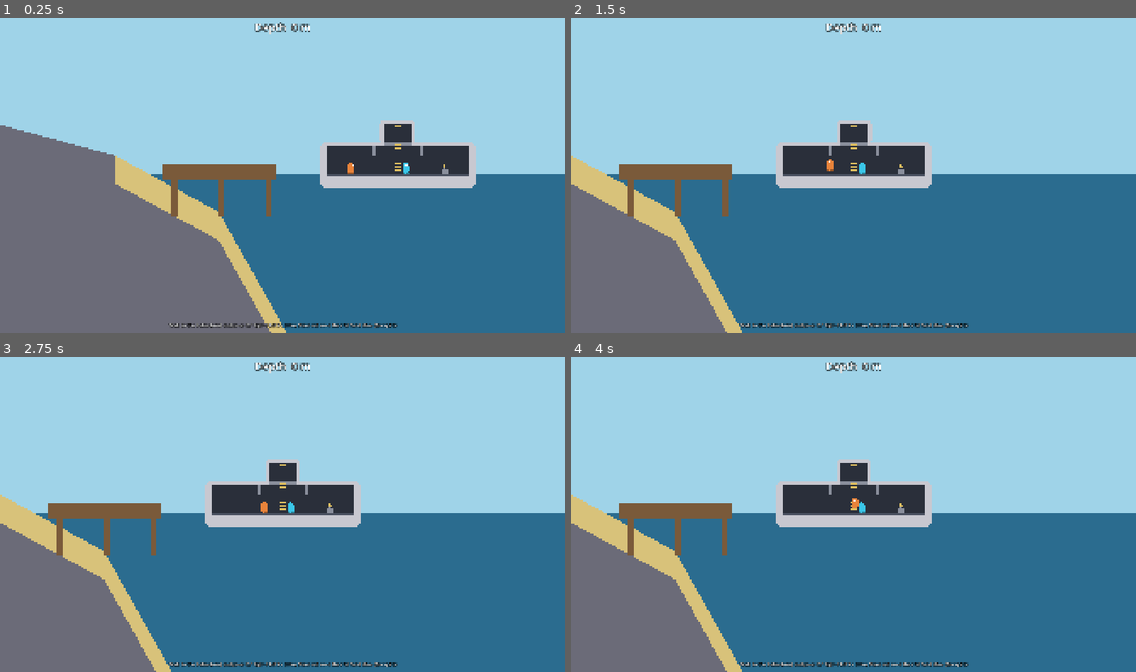
Above: before the commit, frames 1-4 (two rows, left to right).
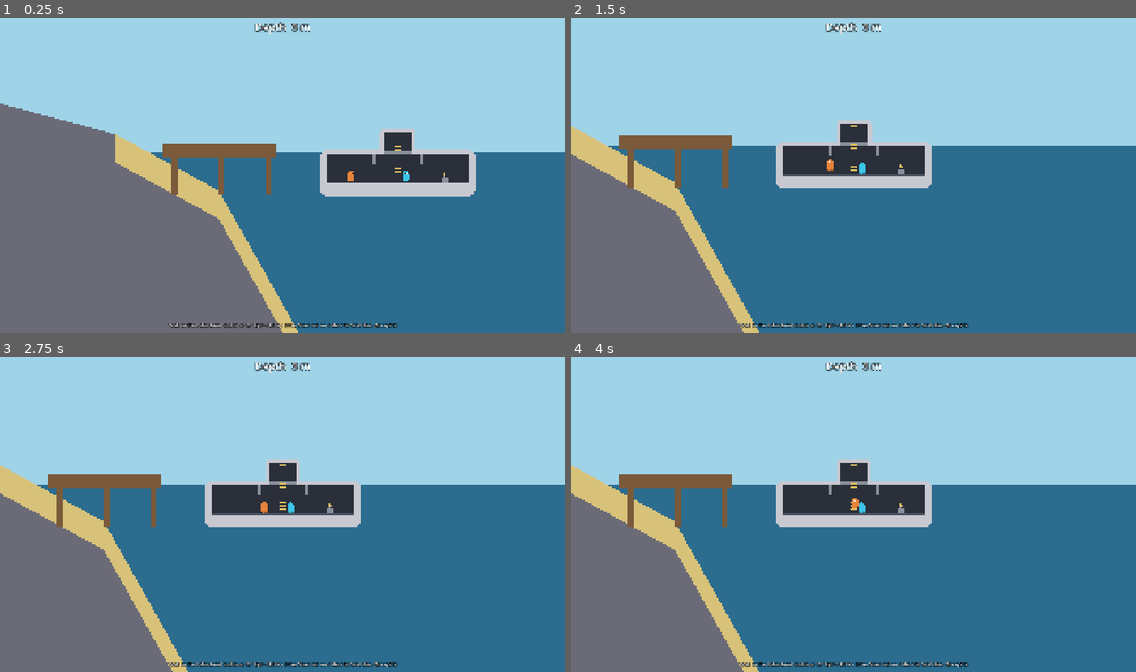
Above: after the commit, the same moments.

Repository: SnirNehemia/deeper
Game: Godot game, scene res://scenes/world.tscn
The game is run twice, just before and just after one commit, with the same random seed, the same clock (stepped at 60 frames per second) and the same inputs.
Inputs:
- Up to frame 1 (0.25 s): no input
- Up to frame 2 (1.5 s): tap E at 0.5, 0.6, 1.25 s; hold D from 0.53 s (still down); tap W at 0.77 s; tap Q at 1.35 s
- Up to frame 3 (2.75 s): tap W at 1.52 s; tap E at 2 s; release D at 2.03 s; hold A from 2.03 s (still down); tap Shift at 2.1 s
- Up to frame 4 (4 s): tap E at 2.75, 3.5, 3.6 s; release A at 2.78 s; hold D from 2.78 s (still down); tap Enter at 2.85 s; tap W at 3.02, 3.77 s

The runs differ from the first frame. In frame 1, 12% of the frame differs, in the area x 0-100%, y 1-100%; in frame 2, 12%; in frame 3, 12%; in frame 4, 12%.

Commit message:
Fix sub physics: buoyancy (no flying), hull collision gap + tilt, real cave
From Snir's playtest:
1. Buoyancy — the sub is neutrally buoyant underwater but gets heavier as it
   emerges, so it floats at the surface (Sub.SURFACE_FLOAT_DEPTH) and can't fly
   out of the water. Vertical thrust is now acceleration-based so the weight can
   actually overpower it. World enables it; sandboxes/tests stay neutral.
2. Hull collider — replaced the oversized rectangle (which sat ~1.5 m below the
   art, causing the big collision gap) with a polygon matched to the hull
   silhouette, and it now tilts with the cosmetic pitch.
3. Cave — carved a real, longer opening into the cliff terrain (collision +
   visual) so the sub can actually drive inside.

test_world covers float-at-rest, sea-floor rest (gap gone), can't-fly, and
driving into the cave. All five suites pass.

Co-Authored-By: Claude Opus 4.8 <noreply@anthropic.com>

Diff:
--- a/autoload/game_feel.gd
+++ b/autoload/game_feel.gd
@@ -68,6 +68,7 @@
 	var time_to_max: float = 3.0   ## s to spin up to max
 	var coast_to_stop: float = 2.0 ## s to coast to a stop once input is released
 	var max_pitch_deg: float = 5.0 ## cosmetic nose tilt at full horizontal speed
+	var surface_gravity: float = 14.0 ## m/s^2 downward weight when fully out of the water
 
 	func accel_h() -> float:
 		return max_speed_h / time_to_max
--- a/scenes/shore_shelf.gd
+++ b/scenes/shore_shelf.gd
@@ -49,7 +49,8 @@
 	add_child(body)
 
 	# Sea-floor + ground silhouette (left shore -> shallows -> steep shelf cliff
-	# -> basin). The cliff is nearly vertical so it reads as a wall.
+	# -> basin). The cliff face has a real cave carved into it: the boundary juts
+	# left into the rock to form a hollow the sub can drive into.
 	var profile := [
 		_v(0.0, -6.0),    # shore top (above water)
 		_v(15.0, -2.0),   # ramp toward the water
@@ -57,8 +58,11 @@
 		_v(35.0, 20.0),   # shallows plateau begins (20 m deep)
 		_v(150.0, 20.0),  # shallows plateau
 		_v(156.0, 26.0),  # shelf edge
-		_v(161.0, 55.0),  # cliff face
-		_v(163.0, FLOOR_BASIN_M),  # down to the basin floor
+		_v(160.0, 54.0),  # cliff face down to the cave mouth (top)
+		_v(108.0, 56.0),  # cave ceiling (into the rock)
+		_v(108.0, 78.0),  # cave back wall
+		_v(160.0, 80.0),  # cave floor (back to the cliff face)
+		_v(163.0, FLOOR_BASIN_M),  # cliff continues to the basin floor
 		_v(WIDTH_M, FLOOR_BASIN_M), # basin floor
 		_v(WIDTH_M, DEPTH_M),       # down the right edge
 		_v(0.0, DEPTH_M),           # along the bottom
@@ -85,12 +89,11 @@
 	_add_pillar(body, 240.0, 12.0, 38.0)
 	_add_pillar(body, 272.0, 9.0, 62.0)
 
-	# Cave mouth: a dark recess carved into the cliff face (nothing inside yet).
+	# Dark fill inside the carved cave so it reads as a recess (nothing in it yet).
 	var cave := PackedVector2Array([
-		_v(162.0, 66.0), _v(154.0, 69.0), _v(151.0, 79.0),
-		_v(154.0, 89.0), _v(162.0, 92.0),
+		_v(162.0, 52.0), _v(106.0, 54.0), _v(106.0, 80.0), _v(162.0, 82.0),
 	])
-	_add_visual_polygon(cave, PlaceholderArt.CAVE_COLOR, -78)
+	_add_visual_polygon(cave, PlaceholderArt.CAVE_COLOR, -85)
 
 func _add_pillar(body: StaticBody2D, center_x_m: float, width_m: float, top_m: float) -> void:
 	var pts := PackedVector2Array([
--- a/scenes/world.gd
+++ b/scenes/world.gd
@@ -14,7 +14,8 @@
 
 	# Sub spawns floating at the surface, just past the dock over the shallows.
 	_sub = Sub.new()
-	_sub.position = Vector2(45.0 * M, 0.0)
+	_sub.buoyancy_enabled = true  # floats at the surface, can't fly out of the water
+	_sub.position = Vector2(45.0 * M, Sub.SURFACE_FLOAT_DEPTH)
 	add_child(_sub)
 
 	var p1 := Crew.new()
--- a/scripts/sub/sub.gd
+++ b/scripts/sub/sub.gd
@@ -41,7 +41,20 @@
 ## this; the physics body stays upright. Read by crew to match the tilted floor.
 var pitch: float = 0.0
 
+## Buoyancy: when enabled, the sub is neutrally buoyant underwater but gets
+## heavier as it rises out of the water, so it floats at the surface and can't
+## fly. The world enables this; dry sandboxes/tests leave it off.
+var buoyancy_enabled: bool = false
+var water_surface_y: float = 0.0
+
+# The sub floats here (px below the surface) — spawn it at this depth so it rests
+# without bobbing. Above this line, weight fades in over EMERGE_RANGE so the rise
+# gets heavier the further it emerges, and it can't lift its hull out of the water.
+const SURFACE_FLOAT_DEPTH := 150.0
+const _EMERGE_RANGE := 220.0
+
 var _visual: SubVisual
+var _hull_collision: CollisionPolygon2D
 
 func _ready() -> void:
 	collision_layer = Layers.SUB_HULL
@@ -57,23 +70,33 @@
 	var feel: GameFeel.SubFeel = GameFeel.sub
 	var ppm: float = GameFeel.PIXELS_PER_METER
 
-	# Per-axis: accelerate toward the target speed, or coast toward zero.
-	var target := Vector2(
-		clampf(drive_input.x, -1.0, 1.0) * feel.max_speed_h * ppm,
-		clampf(drive_input.y, -1.0, 1.0) * feel.max_speed_v * ppm)
-	var rate_x := feel.accel_h() if absf(target.x) > 0.01 else feel.decel_h()
-	var rate_y := feel.accel_v() if absf(target.y) > 0.01 else feel.decel_v()
-	velocity.x = move_toward(velocity.x, target.x, rate_x * ppm * delta)
-	velocity.y = move_toward(velocity.y, target.y, rate_y * ppm * delta)
+	# Horizontal: velocity-target control (heavy spin-up / long coast).
+	var target_x := clampf(drive_input.x, -1.0, 1.0) * feel.max_speed_h * ppm
+	var rate_x := feel.accel_h() if absf(target_x) > 0.01 else feel.decel_h()
+	velocity.x = move_toward(velocity.x, target_x, rate_x * ppm * delta)
 
-	# No gravity: neutral buoyancy, so it holds depth when idle.
+	# Vertical: acceleration-based thrust (bounded), so buoyancy weight can
+	# actually overpower it near the surface instead of being cancelled out.
+	var max_v := feel.max_speed_v * ppm
+	if absf(drive_input.y) > 0.01:
+		velocity.y += clampf(drive_input.y, -1.0, 1.0) * feel.accel_v() * ppm * delta
+	else:
+		velocity.y = move_toward(velocity.y, 0.0, feel.decel_v() * ppm * delta)
+	if buoyancy_enabled:
+		var above := (water_surface_y + SURFACE_FLOAT_DEPTH) - global_position.y
+		var emergence := clampf(above / _EMERGE_RANGE, 0.0, 1.0)
+		velocity.y += feel.surface_gravity * ppm * emergence * delta
+	velocity.y = clampf(velocity.y, -max_v, max_v)
+
 	move_and_slide()
 
-	# Cosmetic pitch tilt proportional to horizontal speed. Only the ART tilts
-	# (hull + crew); the physics body and footing stay upright, so nobody slides.
+	# Cosmetic pitch tilt proportional to horizontal speed. The crew art stays
+	# aligned (they read `pitch`); the hull collider tilts with it so collisions
+	# match the visible hull. The body's other axes stay upright (no sliding).
 	var t := clampf(velocity.x / (feel.max_speed_h * ppm), -1.0, 1.0)
 	pitch = deg_to_rad(feel.max_pitch_deg) * t
 	_visual.rotation = pitch
+	_hull_collision.rotation = pitch
 
 func _build_helm() -> void:
 	var helm := HelmStation.new()
@@ -81,15 +104,17 @@
 	helm.position = Vector2(HELM_X, HELM_SEAT_Y)
 	add_child(helm)
 
-## Rough outer-shell collider (vs terrain). Shape only matters once the ocean map
-## exists; bumping terrain is harmless this milestone.
+## Outer-shell collider (vs terrain), shaped to match the hull silhouette (the
+## old rough rectangle hung ~1.5 m below the art, causing a visible gap). Tilts
+## with the cosmetic pitch so the collision matches what you see.
 func _build_hull_collision() -> void:
-	var hull := CollisionShape2D.new()
-	var shape := RectangleShape2D.new()
-	shape.size = Vector2(HALF_W * 2.0 + 80.0, ROOM_H + 6.0 * PPM)
-	hull.shape = shape
-	hull.position = Vector2(0, -ROOM_H * 0.5)
-	add_child(hull)
+	_hull_collision = CollisionPolygon2D.new()
+	_hull_collision.polygon = PackedVector2Array([
+		Vector2(-352, -168), Vector2(-90, -168), Vector2(-90, -274), Vector2(90, -274),
+		Vector2(90, -168), Vector2(352, -168), Vector2(400, -120), Vector2(400, 24),
+		Vector2(352, 72), Vector2(-352, 72), Vector2(-400, 24), Vector2(-400, -120),
+	])
+	add_child(_hull_collision)
 
 func _build_interior() -> void:
 	# Floor across all three rooms (top surface at y = 0).
--- a/tests/capture_world.gd
+++ b/tests/capture_world.gd
@@ -8,8 +8,10 @@
 	add_child(ShoreShelf.new())
 
 	var sub := Sub.new()
-	sub.position = Vector2(180.0 * 48.0, 74.0 * 48.0)
+	sub.position = Vector2(132.0 * 48.0, 66.0 * 48.0)  # nosed into the cave
 	add_child(sub)
+	for i in 60:
+		await get_tree().physics_frame
 
 	var p1 := Crew.new()
 	p1.player_index = 99
--- a/tests/test_world.gd
+++ b/tests/test_world.gd
@@ -1,16 +1,18 @@
 extends Node
 
-## Headless test for the Shore Shelf map (Steps 5/6).
+## Headless test for the Shore Shelf map + sub physics (Steps 5/6 + bug fixes).
 ##
 ## Run: godot --headless res://tests/test_world.tscn
-## Verifies the sub spawns at the surface, the depth reading tracks vertical
-## motion, the sub collides with the sea floor (can't sink through it), and it
-## can rise back toward the surface.
+## Verifies: the sub floats at the surface (buoyant) and can't fly out of the
+## water, it dives and rests on the sea floor (matched hull collider), and it can
+## drive into the carved cave.
 
 var _failures := 0
 
 func _ready() -> void:
-	await _run()
+	add_child(ShoreShelf.new())
+	await _test_buoyancy_and_floor()
+	await _test_cave()
 	if _failures == 0:
 		print("WORLD TESTS PASSED")
 		get_tree().quit(0)
@@ -32,30 +34,53 @@
 func _depth(sub: Sub) -> float:
 	return sub.global_position.y / GameFeel.PIXELS_PER_METER
 
-func _run() -> void:
-	print("[world]")
-	add_child(ShoreShelf.new())
-
+func _test_buoyancy_and_floor() -> void:
+	print("[buoyancy + floor]")
 	var sub := Sub.new()
-	sub.position = Vector2(45.0 * 48.0, 0.0)  # surface, over the shallows
+	sub.buoyancy_enabled = true
+	sub.position = Vector2(45.0 * 48.0, Sub.SURFACE_FLOAT_DEPTH)  # at the float line
 	add_child(sub)
 
-	await _frames(20)
-	_check(_depth(sub) < 3.0, "sub spawns at the surface (~0 m depth)")
+	# Settle: should hold its float line, not sink away or bob.
+	await _frames(120)
+	var float_depth := _depth(sub)
+	print("    float depth=", float_depth)
+	_check(float_depth > 1.0 and float_depth < 5.0, "sub holds the surface float line at rest")
 
-	# Dive: drive straight down long enough to reach the shallows floor (~20 m),
-	# which should stop the sub (hull bottom rests ~17 m down).
+	# Dive to the shallows floor (~20 m); the hull should rest on it.
 	for i in 480:
 		sub.drive_input = Vector2(0, 1)
 		await get_tree().physics_frame
 	var deep := _depth(sub)
-	_check(deep > 10.0, "depth increases as the sub dives")
-	_check(deep < 22.0 and absf(sub.velocity.y) < 30.0,
+	print("    rest depth=", deep, " vy=", sub.velocity.y)
+	_check(deep > 14.0 and deep < 22.0 and absf(sub.velocity.y) < 30.0,
 		"sub rests on the sea floor instead of sinking through it")
 
-	# Surface again.
-	for i in 300:
+	# Surface and then keep pushing up: buoyancy must stop it flying out.
+	for i in 420:
 		sub.drive_input = Vector2(0, -1)
 		await get_tree().physics_frame
-	sub.drive_input = Vector2.ZERO
+	var top := sub.global_position.y
+	print("    top y(px)=", top, " vy=", sub.velocity.y)
 	_check(_depth(sub) < deep - 5.0, "sub rises back toward the surface")
+	_check(top > -40.0, "sub can't fly up out of the water (gets heavy)")
+	_check(sub.velocity.y > -20.0, "ascent stalls near the surface")
+
+	sub.queue_free()
+	await _frames(2)
+
+func _test_cave() -> void:
+	print("[cave]")
+	var sub := Sub.new()
+	sub.position = Vector2(185.0 * 48.0, 66.0 * 48.0)  # in the basin, at cave height
+	add_child(sub)
+
+	await _frames(10)
+	for i in 460:
+		sub.drive_input = Vector2(-1, 0)
+		await get_tree().physics_frame
+	print("    cave x(m)=", sub.global_position.x / 48.0)
+	_check(sub.global_position.x < 150.0 * 48.0, "sub can drive into the cave (past the cliff line)")
+
+	sub.queue_free()
+	await _frames(2)
Not shown: 1 places in tests/capture_world.tscn that only renumber resources
Not shown: 1 places in tests/test_world.tscn that only renumber resources
Not shown, changed: STATUS.md
